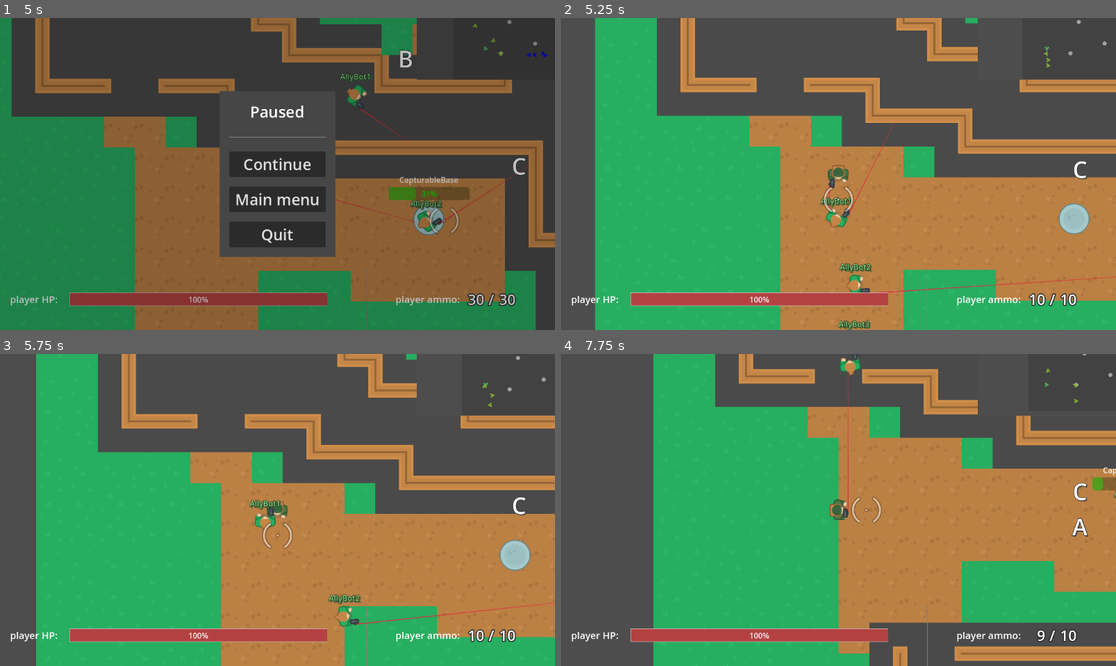
Above: before the commit, frames 1-4 (two rows, left to right).
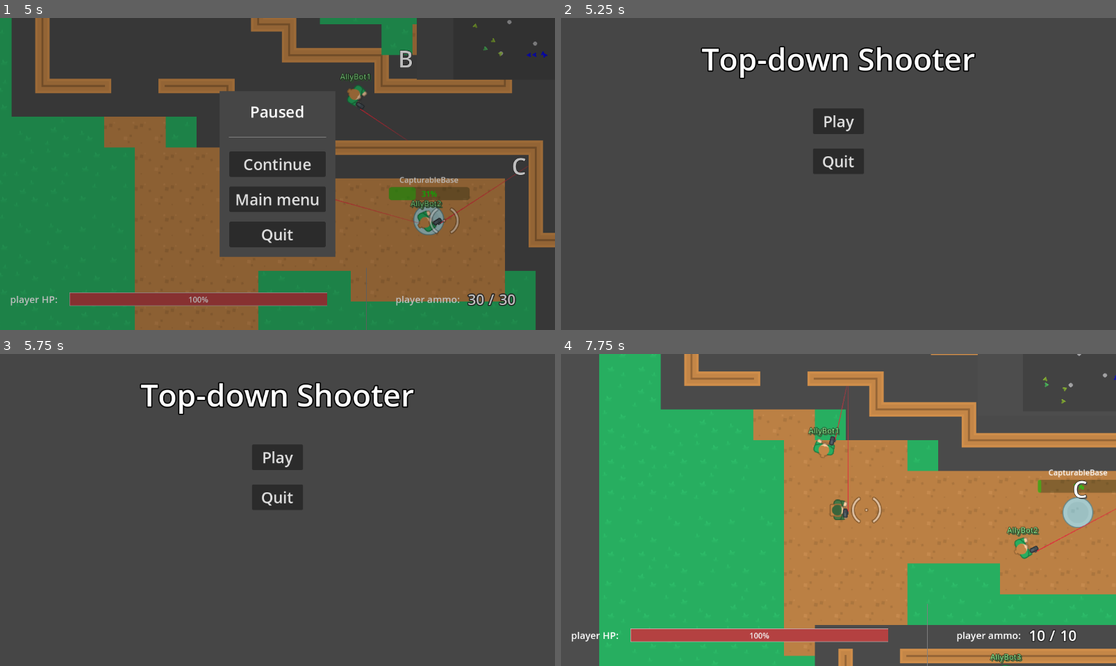
Above: after the commit, the same moments.

Repository: ZeromaXHe/MyGitRepository
Game: Godot game, scene res://scenes/main_menu_screen.tscn
Same seed, same stepped clock (60 frames per second), same inputs: the game is played once before the commit and once after it.
Inputs (mouse positions are in pixels of both pictures, inside the frame that each line leads up to):
- Up to frame 1 (5 s): click "Play" at 0.5 s; tap Enter at 1.25 s; move the mouse to (216, 52) at 1.27 s; press the mouse at (216, 52) at 1.28 s; hold D (right) 1.28-2.03 s; move the mouse to (166, 189) at 2.02 s; release the mouse at (166, 189) at 2.03 s; hold S (down) 2.03-2.78 s; tap 1 (weapon_1) at 2.1, 4.35 s; move the mouse to (333, 105) at 2.77 s; hold D (right) 2.78-3.53 s; tap 2 (weapon_2) at 2.85 s; move the mouse to (249, 236) at 3.52 s; hold W (up) 3.53-4.28 s; click (249, 236) at 3.6 s; move the mouse to (444, 220) at 4.27 s; hold A (left) from 4.28 s (still down); tap Escape (pause) at 4.9 s
- Up to frame 2 (5.25 s): release A (left) at 5 s; click "Main menu" at 5 s
- Up to frame 3 (5.75 s): no input
- Up to frame 4 (7.75 s): click (838, 456) at 5.75 s, where only the run after the commit has a clickable "Play"; move the mouse to (672, 463) at 6.52 s; hold A (left) 6.53-7.28 s; tap 2 (weapon_2) at 6.6 s; tap R (reload) at 7.15 s; move the mouse to (866, 510) at 7.27 s; press the mouse at (866, 510) at 7.28 s; hold S (down) from 7.28 s (still down)

Frame 1 is identical in both runs. In frame 2, 68% of the frame differs, in the area x 1-100%, y 0-100%; in frame 3, 68%; in frame 4, 33%.

Commit message:
fix(GodotDemo): GodotProjects 修复 bug - 暂停页面跳转主菜单场景错误

Diff:
--- a/GodotDemo/GodotProjects/scripts/pause_screen.gd
+++ b/GodotDemo/GodotProjects/scripts/pause_screen.gd
@@ -14,7 +14,7 @@
 
 func _on_main_menu_button_pressed() -> void:
 	get_tree().paused = false
-	get_tree().change_scene_to_file("res://scenes/main.tscn")
+	get_tree().change_scene_to_file("res://scenes/main_menu_screen.tscn")
 
 
 func _on_quit_button_pressed() -> void:
